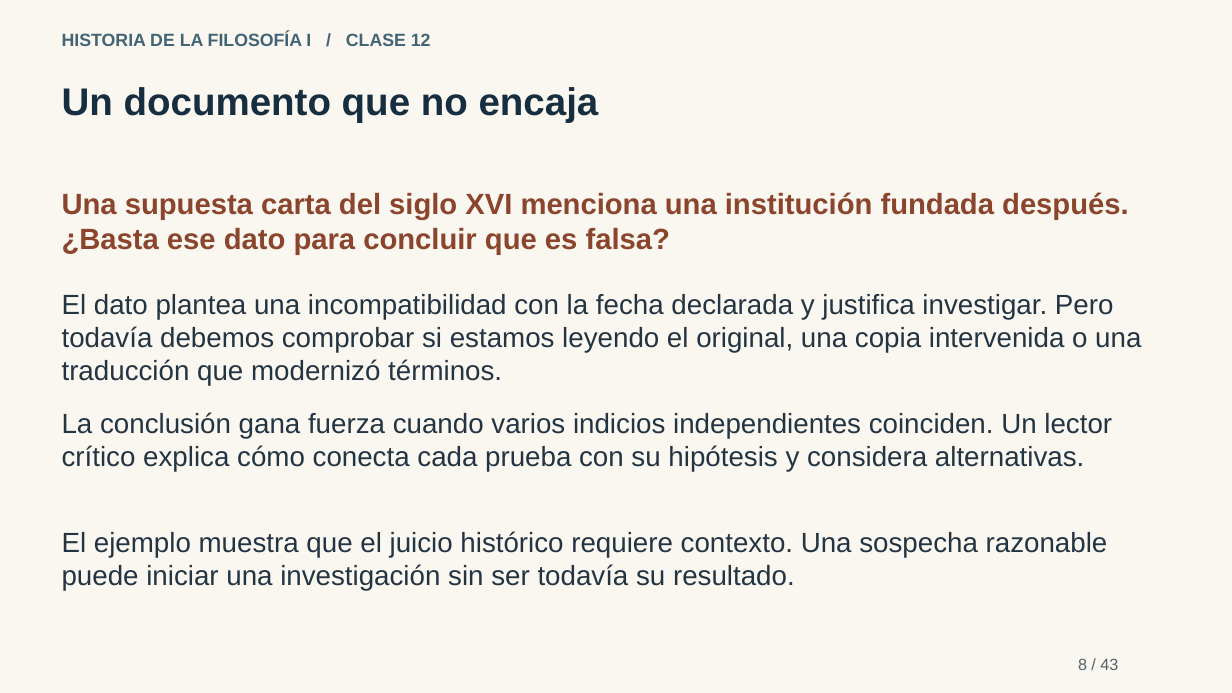
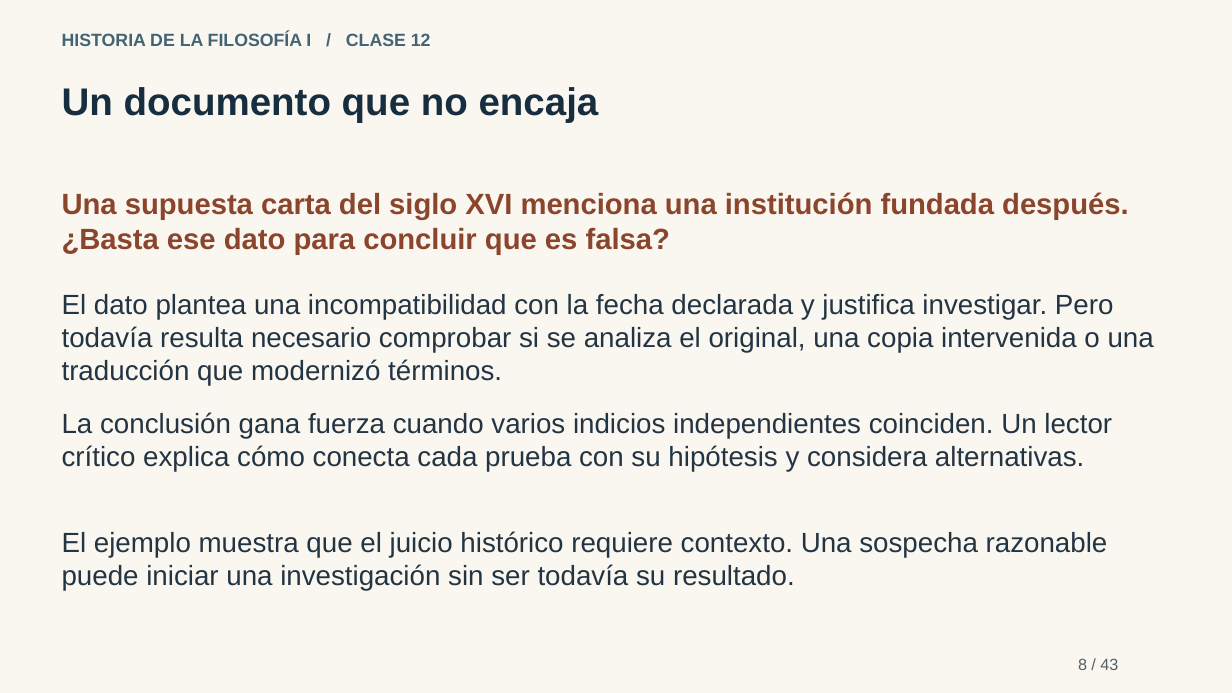
Before and after one commit to JAMC1805/JAMC1805.github.io, a slide deck: slide 8 of materiales/Historia-I-Clase-12-didactica.pptx. Drawn at 1232x693 pixels with LibreOffice and Linux fonts; fonts in the diff are those of the drawing. Boxes give left, top, right and bottom in pixels: in the first picture for what was removed or moved away, otherwise in the second. Text is boxed around its words. In the diff, an @@ line names an element or a change of style, - is before the commit and + after.

```diff
--- a/materiales/Historia-I-Clase-12-didactica.pptx
+++ b/materiales/Historia-I-Clase-12-didactica.pptx
@@ text at (62, 294, 1154, 386): text changed @@
-El dato plantea una incompatibilidad con la fecha declarada y justifica investigar. Pero todavía debemos comprobar si estamos leyendo el original, una copia intervenida o una traducción que modernizó términos.
+El dato plantea una incompatibilidad con la fecha declarada y justifica investigar. Pero todavía resulta necesario comprobar si se analiza el original, una copia intervenida o una traducción que modernizó términos.
```
Also in this commit, not shown: 13 other slides changed, 8 other files.
